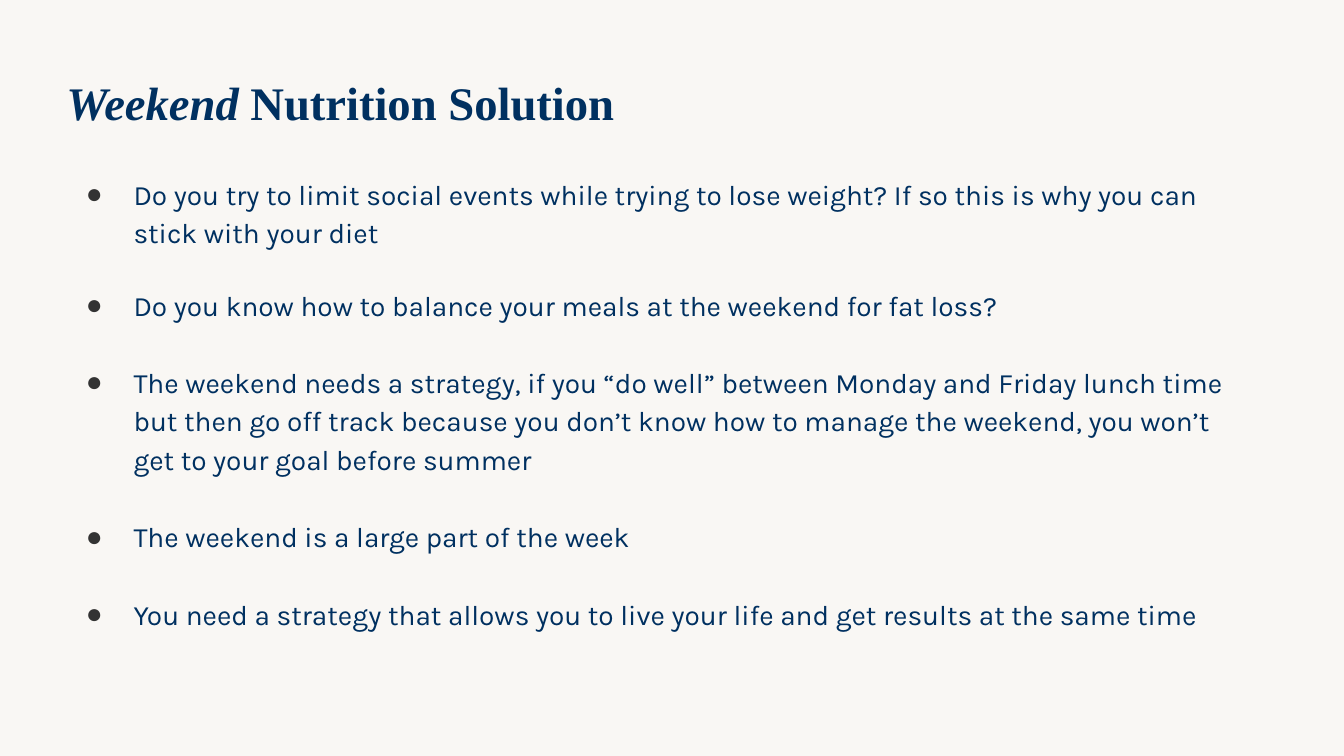
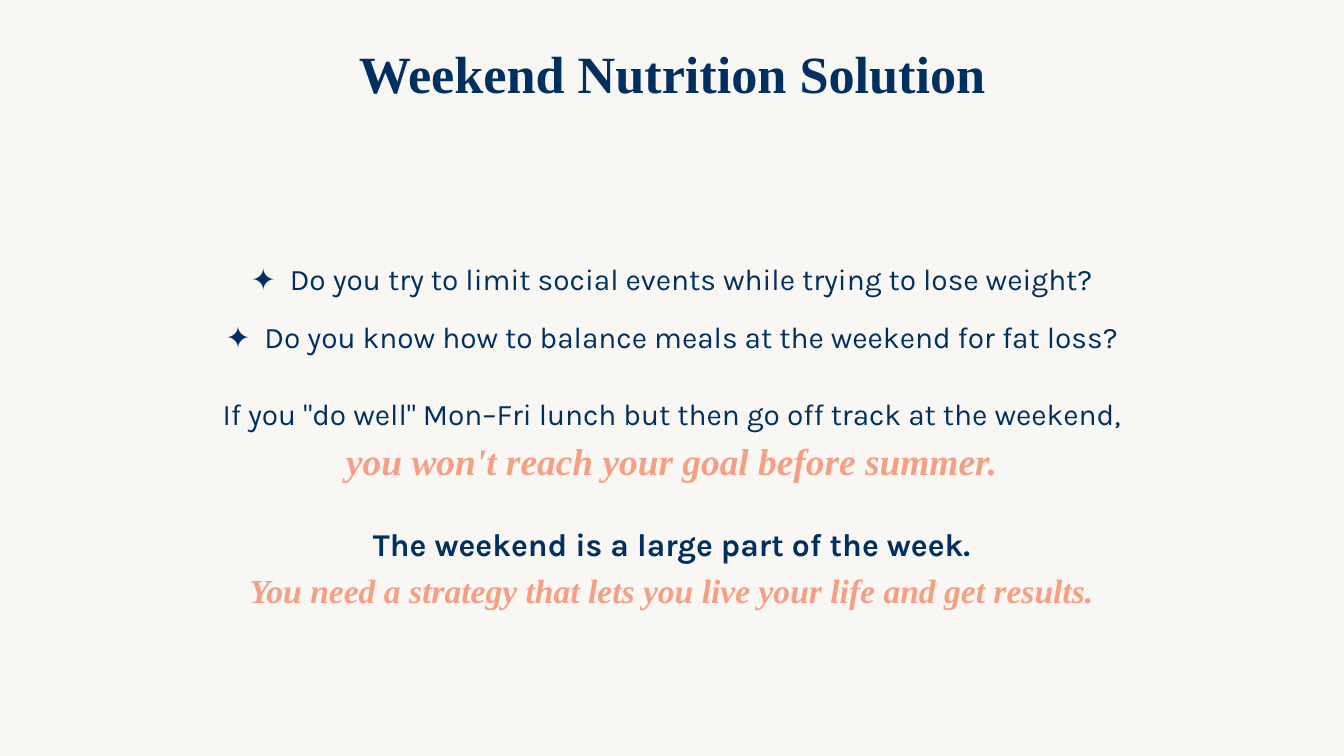
Before and after one commit to WeAreWLA/21-day-reset, a slide deck: slide 16 of decks/Day 5 - Free 5 Day Reset/Day 5 - Free 5 Day Reset.pptx. Drawn at 1344x756 pixels with LibreOffice and Linux fonts; fonts in the diff are those of the drawing. Boxes give left, top, right and bottom in pixels: in the first picture for what was removed or moved away, otherwise in the second. Text is boxed around its words. In the diff, an @@ line names an element or a change of style, - is before the commit and + after.

```diff
--- a/decks/Day 5 - Free 5 Day Reset/Day 5 - Free 5 Day Reset.pptx
+++ b/decks/Day 5 - Free 5 Day Reset/Day 5 - Free 5 Day Reset.pptx
@@ text "Weekend Nutrition Solution": place and size @@
-text "Weekend Nutrition Solution" at [66,87,614,121]
+text "Weekend Nutrition Solution" at [359,56,986,94]
@@ text "Weekend Nutrition Solution" at [359,56,986,94]: size 25 to 28 pt; italic off in "Weekend"; alignment left to centre; line spacing 1.15 to 1; less space between paragraphs @@
@@ text "✦ Do you try to ..." at [223,269,1121,610]: vertical alignment top to middle @@
@@ text at [223,269,1121,610]: text changed; size 15 to 16 pt @@
-● Do you try to limit social events while trying to lose weight? If so this is why you can stick with your diet
-● Do you know how to balance your meals at the weekend for fat loss?
-● The weekend needs a strategy, if you “do well” between Monday and Friday lunch time but then go off track because you don’t know how to manage the weekend, you won’t get to your goal before summer
-● The weekend is a large part of the week
-● You need a strategy that allows you to live your life and get results at the same time
+✦ Do you try to limit social events while trying to lose weight?
+✦ Do you know how to balance meals at the weekend for fat loss?
+If you "do well" Mon–Fri lunch but then go off track at the weekend,
+you won't reach your goal before summer.
+The weekend is a large part of the week.
+You need a strategy that lets you live your life and get results.
```
Also in this commit, not shown: 25 other slides changed.
